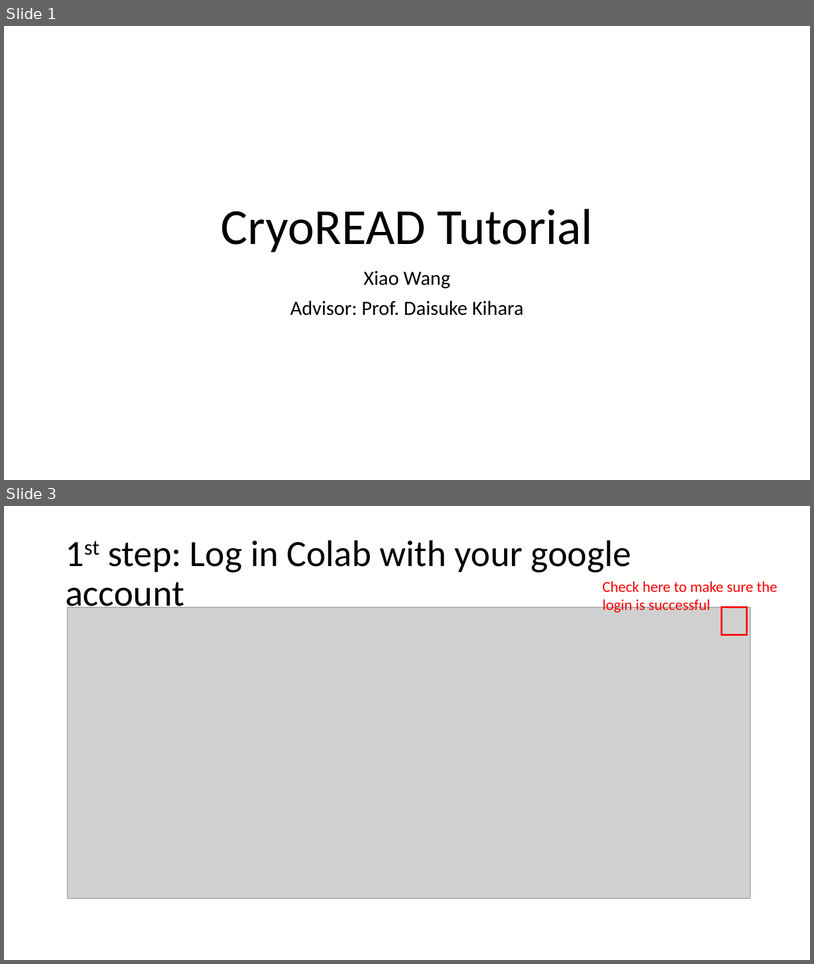
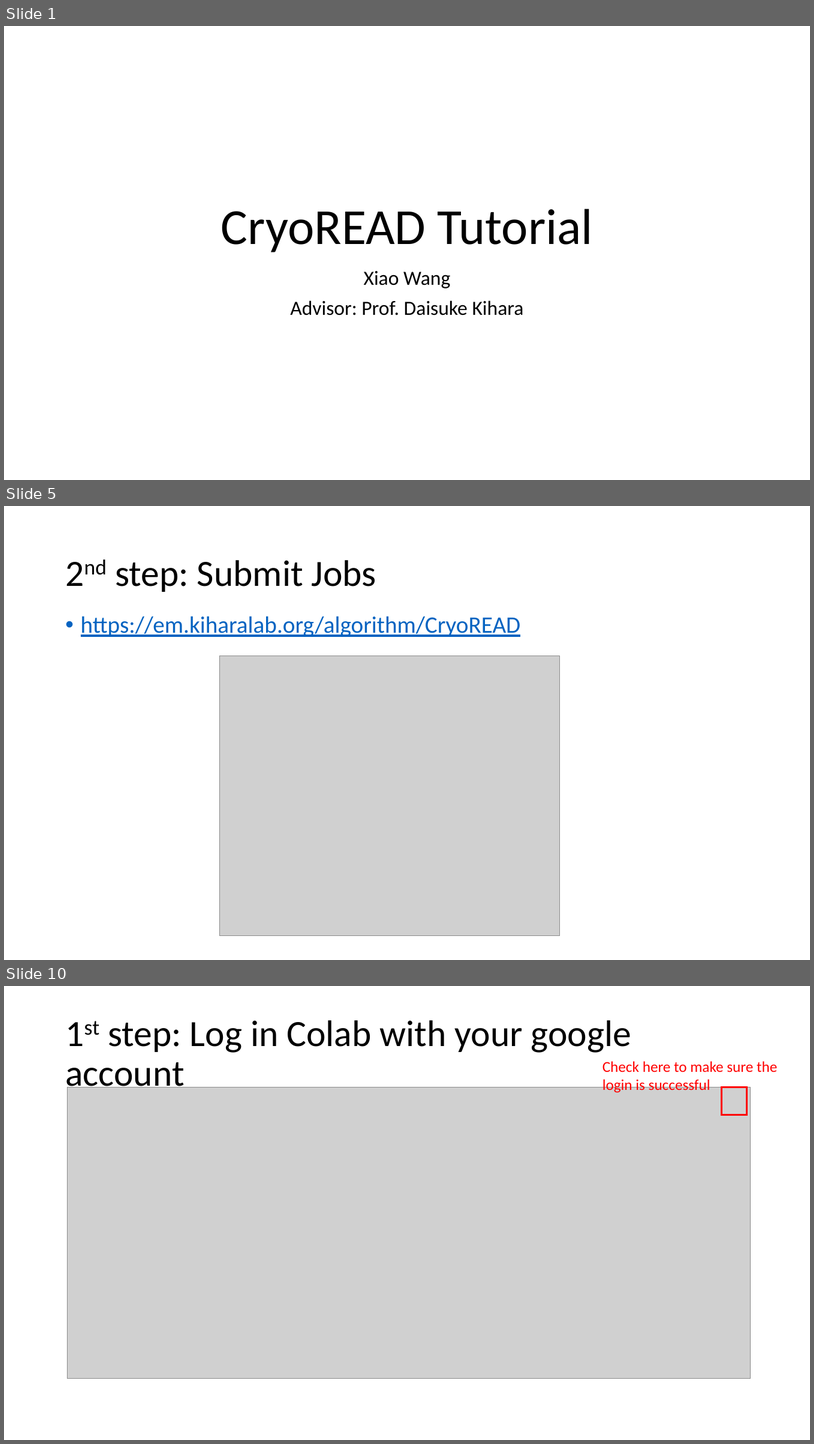
Before and after one commit to kiharalab/CryoREAD, a slide deck: CryoREAD_tutorial.pptx. Shown one above the other, each under a label of ours: slides 1 and 3 before the commit, slides 1, 5 and 10 after it; the slides between them are not shown. The pictures are 814x964 and 814x1444 pixels, drawn with LibreOffice and Linux fonts; fonts in the diff are those of the drawing; grey boxes stand for pictures. Boxes give left, top, right and bottom in pixels: in the first picture for what was removed or moved away, otherwise in the second. Text is boxed around its words. In the diff, an @@ line names an element or a change of style, - is before the commit and + after.

```diff
--- a/CryoREAD_tutorial.pptx
+++ b/CryoREAD_tutorial.pptx
@@ slide 5 added at <box>4,506,810,960</box>, background #FFFFFF @@
@@ title added at <box>115,560,377,592</box>, 44 pt, text #000000 @@
+2nd step: Submit Jobs
@@ text added at <box>81,616,521,637</box>, 28 pt, text #0563C1, underline @@
+• https://em.kiharalab.org/algorithm/CryoREAD
@@ picture added at <box>219,656,560,936</box> @@
@@ what was slide 3 is now slide 10 @@
```
Also in this commit, not shown: 7 slides changed, 6 other slides added, 1 slide removed.
